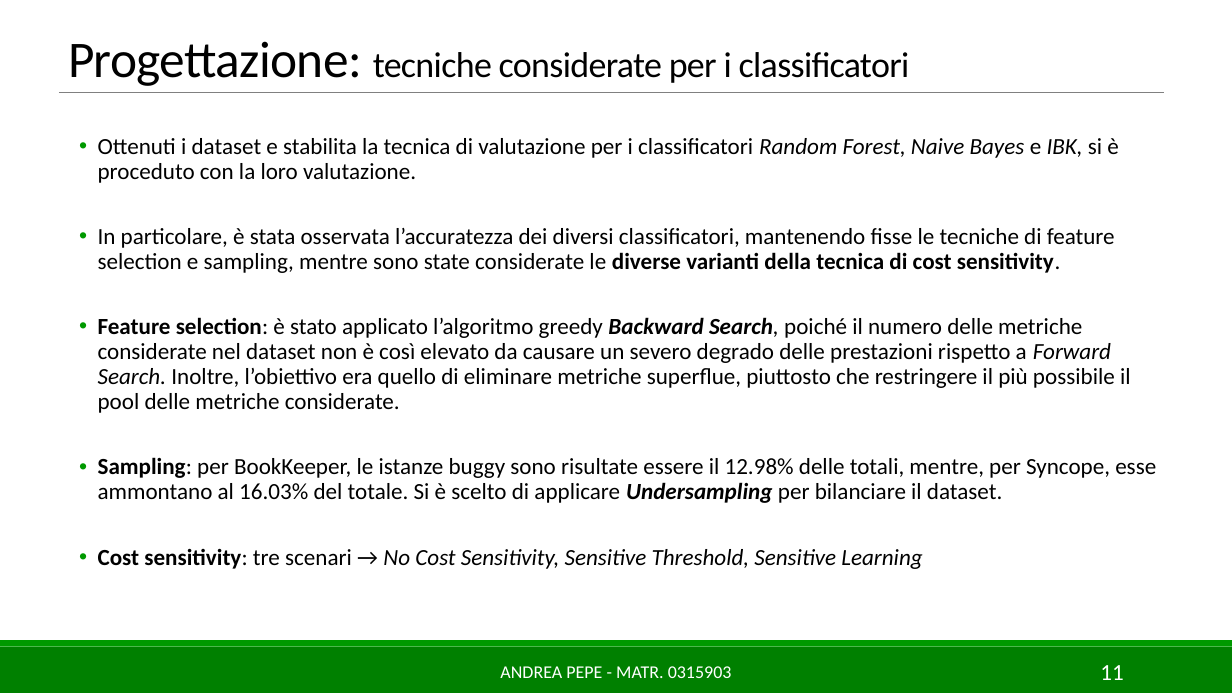
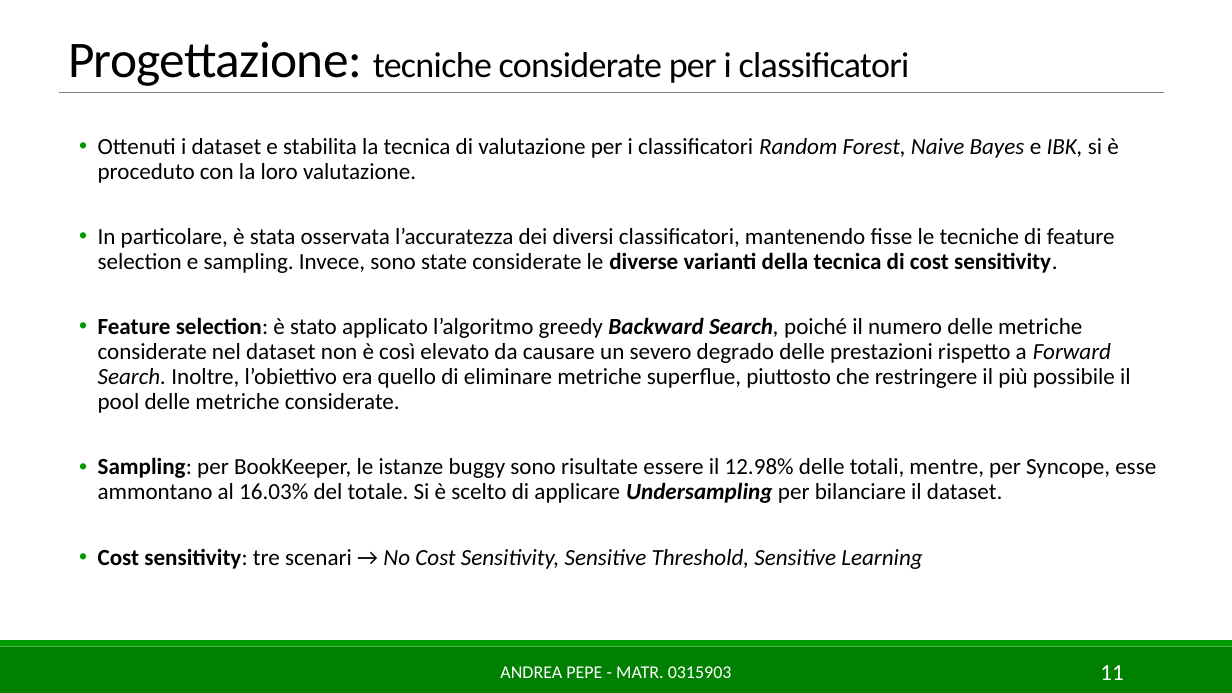
Before and after one commit to AndreaPepe/ISW2_Deliverables, a slide deck: slide 11 of ML/Slides/MLforSE_AndreaPepe_0315903.pptx. Drawn at 1232x693 pixels with LibreOffice and Linux fonts; fonts in the diff are those of the drawing. Boxes give left, top, right and bottom in pixels: in the first picture for what was removed or moved away, otherwise in the second. Text is boxed around its words. In the diff, an @@ line names an element or a change of style, - is before the commit and + after.

```diff
--- a/ML/Slides/MLforSE_AndreaPepe_0315903.pptx
+++ b/ML/Slides/MLforSE_AndreaPepe_0315903.pptx
@@ text at (98, 228, 1115, 273): text changed @@
-  • In particolare, è stata osservata l’accuratezza dei diversi classificatori, mantenendo fisse le tecniche di feature selection e sampling, mentre sono state considerate le diverse varianti della tecnica di cost sensitivity.
+  • In particolare, è stata osservata l’accuratezza dei diversi classificatori, mantenendo fisse le tecniche di feature selection e sampling. Invece, sono state considerate le diverse varianti della tecnica di cost sensitivity.
```
Also in this commit, not shown: 11 other slides changed, 1 other file.
